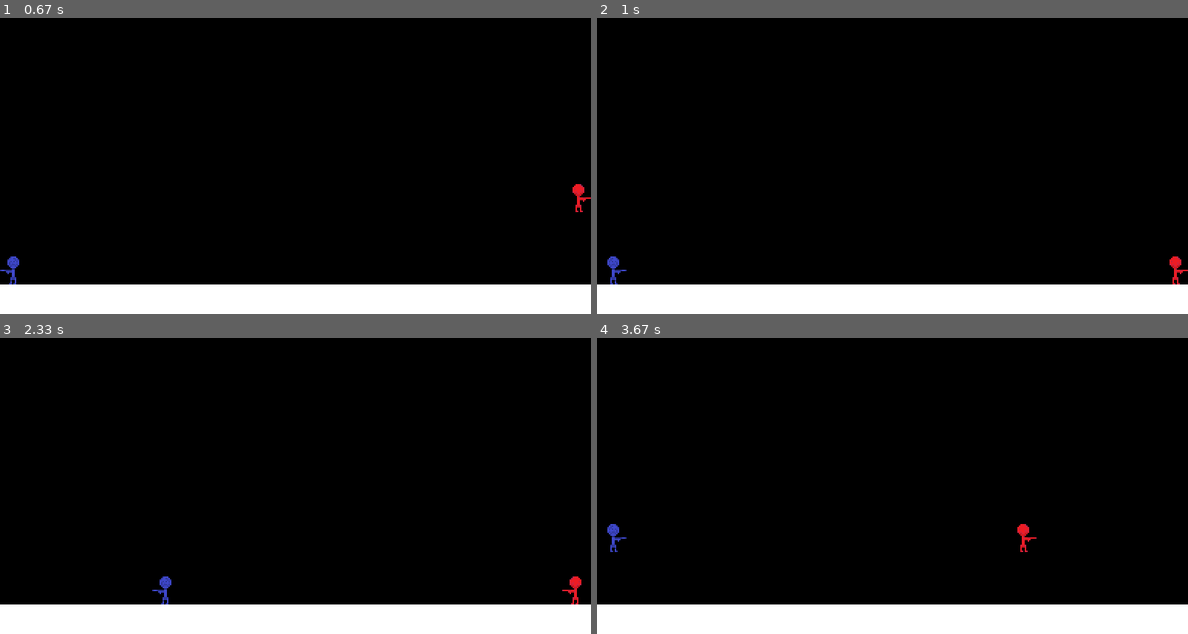
Above: before the commit, frames 1-4 (two rows, left to right).
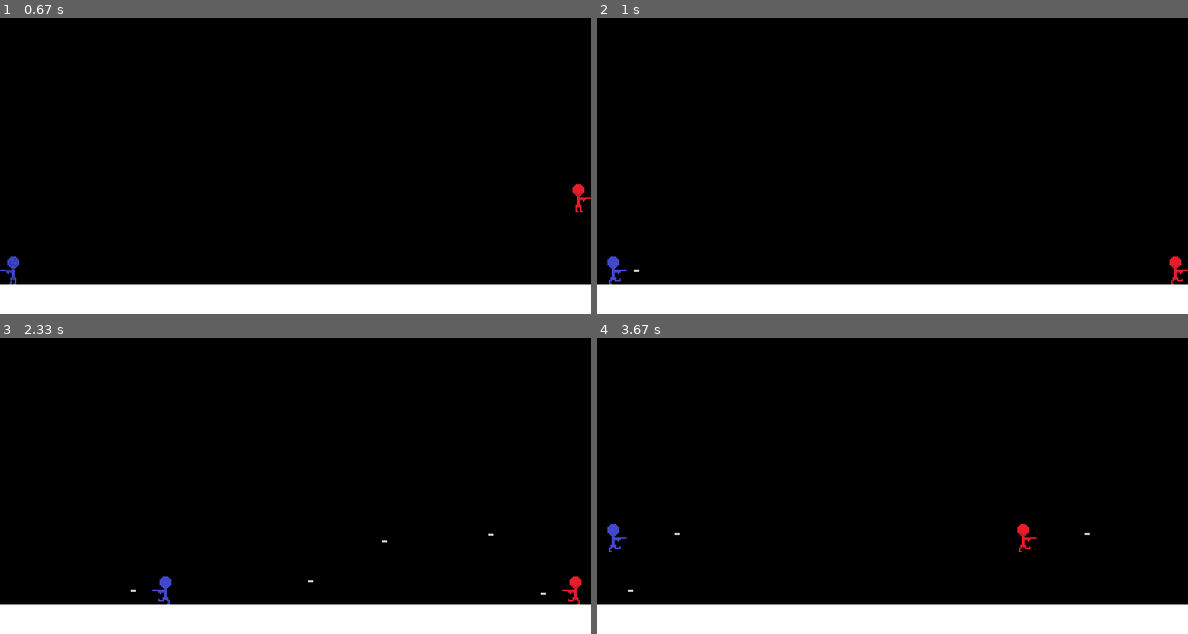
Above: after the commit, the same moments.

Repository: Wise05/pygame-games
Game: pygame game, started from 2D pvp/2Dpvp.py
The game is run twice, just before and just after one commit, with the same random seed, the same clock (stepped at 60 frames per second) and the same inputs.
Inputs:
- Up to frame 1 (0.67 s): hold A from 0.33 s (still down); hold Right from 0.33 s (still down)
- Up to frame 2 (1 s): release A at 0.8 s; release Right at 0.8 s; hold Right from 0.83 s (still down); hold D from 0.83 s (still down)
- Up to frame 3 (2.33 s): release Right at 1.3 s; release D at 1.3 s; hold Up 1.33-1.63 s; hold W 1.33-1.63 s; hold Right 1.67-2.13 s; hold D 1.67-2.13 s; hold Left from 2.17 s (still down); hold A from 2.17 s (still down)
- Up to frame 4 (3.67 s): release Left at 2.7 s; release A at 2.7 s; hold Left 2.73-3.13 s; hold A 2.73-3.13 s; hold Up 3.17-3.53 s; hold W 3.17-3.53 s; hold Right from 3.57 s (still down); hold D from 3.57 s (still down)

Frame 1 is identical in both runs. In frame 2, less than 0.1% of the frame differs, in the area x 1-100%, y 80-91%; in frame 3, 0.1%, in the area x 22-99%, y 66-91%; in frame 4, 0.1%.

Commit message:
added bullets and walking animation

Diff:
--- a/2D pvp/2Dpvp.py
+++ b/2D pvp/2Dpvp.py
@@ -1,4 +1,5 @@
 import pygame
+import random
 
 pygame.init()
 
@@ -17,10 +18,13 @@
 
 #players
 class players(pygame.sprite.Sprite):
-    def __init__(self, path, x, y, up, left, right, direction):
+    def __init__(self, path, pathW, x, y, up, left, right, direction):
         super().__init__()
         self.image = pygame.image.load(path).convert_alpha()
         self.image = pygame.transform.scale(self.image, (self.image.get_width() * 2, self.image.get_height() * 2))
+        self.idleImage = self.image
+        self.walkImage = pygame.image.load(pathW).convert_alpha()
+        self.walkImage = pygame.transform.scale(self.walkImage, (self.walkImage.get_width() * 2, self.walkImage.get_height() * 2))
         self.hitbox = self.image.get_rect()
         self.hitbox.x = x
         self.hitbox.y = y
@@ -30,6 +34,8 @@
         self.left = left
         self.right = right
         self.direction = direction
+        self.bullets = pygame.sprite.Group()
+        self.last_shoot_time = pygame.time.get_ticks()
 
     def forces(self):
         #ground and gravity
@@ -46,36 +52,83 @@
             self.hitbox.x = 775
 
     def movement(self):
+        #characters moving from input
         keys = pygame.key.get_pressed()
-        if keys[self.up] and self.hitbox.y >= 522:
+        if keys[self.up] and self.hitbox.y >= 522: #jump
             self.hitbox.y -= 1
             self.ySpeed = -4
-        if keys[self.left]:
+        if keys[self.left]: #move left
             if self.xSpeed <= -4:
                 self.xSpeed = -4
             else:
                 self.xSpeed -= 0.1
-            if self.direction == ">":
+            if self.direction == ">": #changing sprite direction
                 self.direction = "<"
-                self.image = pygame.transform.flip(self.image, True, False)
-        elif keys[self.right]:
+                self.idleImage = pygame.transform.flip(self.idleImage, True, False)
+                self.walkImage = pygame.transform.flip(self.walkImage, True, False)
+                self.image = self.idleImage
+            #shooting left
+            if pygame.time.get_ticks() - self.last_shoot_time > shoot_delay:
+                bullet = Bullet(self.hitbox.x, self.hitbox.y + 19, "<")
+                self.bullets.add(bullet)
+                self.last_shoot_time = pygame.time.get_ticks()
+                #walk animation
+                if self.image == self.idleImage:
+                    self.image = self.walkImage
+                elif self.image == self.walkImage:
+                    self.image = self.idleImage
+        elif keys[self.right]: #move right
             if self.xSpeed >= 4:
                 self.xSpeed = 4
             else:
                 self.xSpeed += 0.1
-            if self.direction == "<":
+            if self.direction == "<": #changing sprite direction
                 self.direction = ">"
-                self.image = pygame.transform.flip(self.image, True, False)
+                self.idleImage = pygame.transform.flip(self.idleImage, True, False)
+                self.walkImage = pygame.transform.flip(self.walkImage, True, False)
+                self.image = self.idleImage
+            #shooting right
+            if pygame.time.get_ticks() - self.last_shoot_time > shoot_delay:
+                bullet = Bullet(self.hitbox.x + 20, self.hitbox.y + 19, ">")
+                self.bullets.add(bullet)
+                self.last_shoot_time = pygame.time.get_ticks()
+                #walk animation
+                if self.image == self.idleImage:
+                    self.image = self.walkImage
+                elif self.image == self.walkImage:
+                    self.image = self.idleImage
         else:
             self.xSpeed = 0
+            self.image = self.idleImage
 
 
-player1 = players(p1IdlePic, 40, 400, pygame.K_w, pygame.K_a, pygame.K_d, ">")
-player2 = players(p2IdlePic, 740, 200, pygame.K_UP, pygame.K_LEFT, pygame.K_RIGHT, "<")
-player2.image = pygame.transform.flip(player2.image, True, False) #making p2 face correct direction
+#creating players
+player1 = players(p1IdlePic, p1WalkPic, 40, 400, pygame.K_w, pygame.K_a, pygame.K_d, ">")
+player2 = players(p2IdlePic, p2WalkPic, 740, 200, pygame.K_UP, pygame.K_LEFT, pygame.K_RIGHT, "<")
+player2.idleImage = pygame.transform.flip(player2.idleImage, True, False) #making p2 face correct direction
+player2.walkImage = pygame.transform.flip(player2.walkImage, True, False)
+
+# Bullet class
+class Bullet(pygame.sprite.Sprite):
+    def __init__(self, x, y, direction):
+        super().__init__()
+        self.image = pygame.Surface((7, 3))
+        self.image.fill((200, 200, 200))  # Red color for bullets
+        self.rect = self.image.get_rect(center=(x, y))
+        self.speed = 8
+        self.randomness = random.uniform(-0.6, 0.6)
+        self.direction = direction
+
+    def update(self):
+        if self.direction == "<":
+            self.rect.x -= self.speed
+        elif self.direction == ">":
+            self.rect.x += self.speed
+        self.rect.y += self.randomness #making bullets fun
 
 clock = pygame.time.Clock()
 FPS = 100
+shoot_delay = 200
 
 #Game loop
 running = True
@@ -93,6 +146,8 @@
     player1.forces()
     player2.forces()
 
+    player1.bullets.update()
+    player2.bullets.update()
 
     #update display
     screen.fill((0,0,0))
@@ -102,6 +157,9 @@
     screen.blit(player1.image, player1.hitbox)
     screen.blit(player2.image, player2.hitbox)
 
+    #draw bullets
+    player1.bullets.draw(screen)
+    player2.bullets.draw(screen)
 
     pygame.display.flip()
 
--- /dev/null
+++ b/2D pvp/test.py
@@ -0,0 +1,5 @@
+import random
+for i in range(0,20):
+
+    randomness = random.uniform(-0.7, 0.7)
+    print(randomness)
